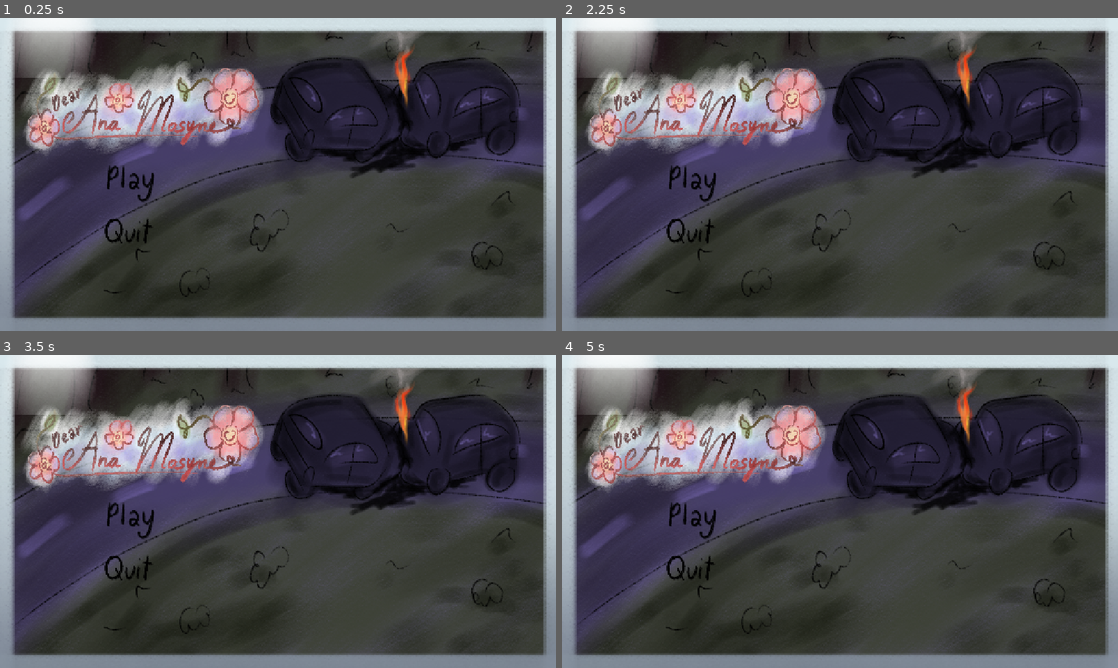
Above: before the commit, frames 1-4 (two rows, left to right).
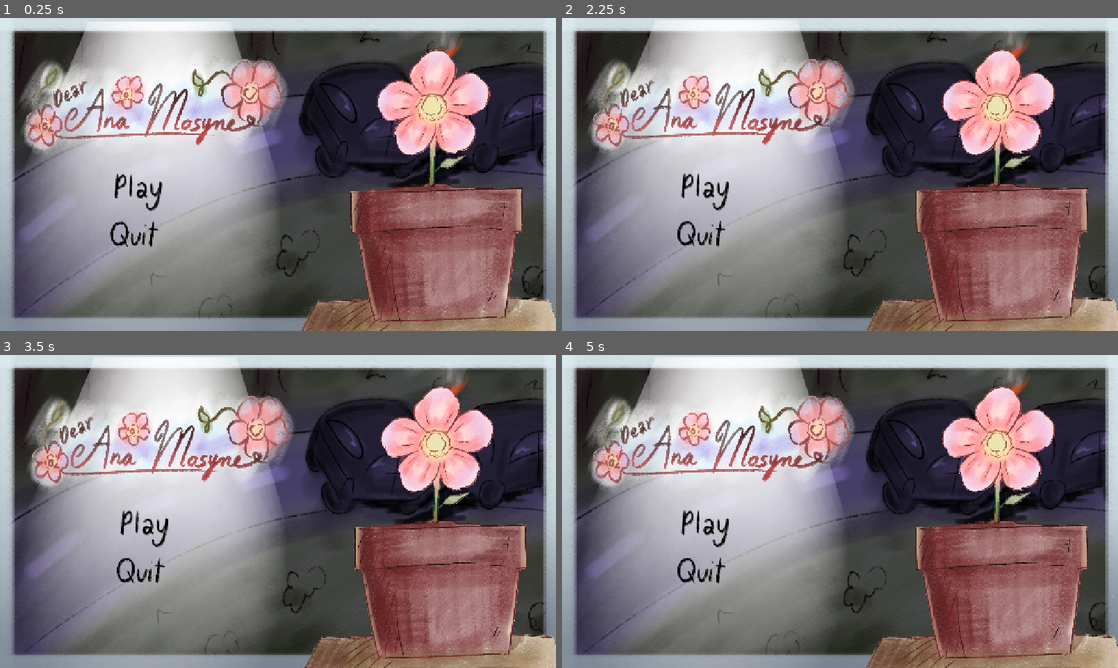
Above: after the commit, the same moments.

Repository: ChromalescenceLabs/Dear-Ana-Mosyne
Game: Godot game, scene res://Scenes/Main Menu.tscn
Same seed, same stepped clock (60 frames per second), same inputs: the game is played once before the commit and once after it. The project has no main scene, so this scene is started directly.
Inputs (mouse positions are in pixels of both pictures, inside the frame that each line leads up to):
- Up to frame 1 (0.25 s): no input
- Up to frame 2 (2.25 s): click (823, 165) at 0.52 s; click (823, 165) at 1.27 s; click (701, 190) at 2.02 s
- Up to frame 3 (3.5 s): click (144, 527) at 2.77 s
- Up to frame 4 (5 s): tap Enter at 3.5 s; move the mouse to (962, 495) at 3.52 s; press the mouse at (962, 495) at 3.53 s; hold Right 3.53-4.28 s; move the mouse to (728, 527) at 4.27 s; release the mouse at (728, 527) at 4.28 s; hold Down from 4.28 s (still down); tap Alt at 4.35 s; click (728, 527) at 4.42 s

The runs differ from the first frame. In frame 1, 69% of the frame differs, in the area x 2-100%, y 0-100%; in frame 2, 70%; in frame 3, 70%; in frame 4, 70%.
Error before the commit: Parse Error: Function "load_scene()" not found in base self. (res://Scripts/Main)
Error after the commit: Invalid access to property or key 'loading_screen_fade' on a base object of type 'Node (scene_loader.gd)'. (res://Scripts/Main)

Commit message:
fix: Main menu and feat: Loading Screen

Diff:
--- a/Scenes/Main Menu.tscn
+++ b/Scenes/Main Menu.tscn
@@ -1,6 +1,5 @@
 [gd_scene format=3 uid="uid://duy3xpqtjjl7k"]
 
-[ext_resource type="Script" uid="uid://n2aeq36tfo0g" path="res://Scripts/Main Menu/buttons.gd" id="1_tbdrc"]
 [ext_resource type="Texture2D" uid="uid://cno1yscc5ewi" path="res://Assets/Background_.png" id="2_vuees"]
 [ext_resource type="Texture2D" uid="uid://dcn34w8xrwa5y" path="res://Assets/Window_.png" id="3_3hb06"]
 [ext_resource type="Texture2D" uid="uid://bcbqvp505engv" path="res://Assets/Title.png" id="4_ns28u"]
@@ -11,6 +10,7 @@
 [ext_resource type="Script" uid="uid://ckcrocliml22c" path="res://Scripts/Main Menu/texture_button.gd" id="9_s8c0c"]
 [ext_resource type="Texture2D" uid="uid://b1el1obx07w7b" path="res://Assets/Quit.png" id="10_jgydl"]
 [ext_resource type="Script" uid="uid://nx7fbfvbwnps" path="res://Scripts/Main Menu/quit.gd" id="11_p2sjk"]
+[ext_resource type="Script" uid="uid://c2c13o5ubiscw" path="res://Scripts/Main Menu/camera_2d.gd" id="11_tbdrc"]
 
 [node name="Buttons" type="Control" unique_id=1158101911]
 layout_mode = 3
@@ -19,47 +19,52 @@
 anchor_bottom = 1.0
 grow_horizontal = 2
 grow_vertical = 2
-script = ExtResource("1_tbdrc")
 
 [node name="Parallax" type="Node2D" parent="." unique_id=1915095204]
+position = Vector2(-67.00001, -32.000004)
+scale = Vector2(1.107038, 1.107038)
 
-[node name="Parallax2D" type="Parallax2D" parent="Parallax" unique_id=219704159]
+[node name="CanvasLayer" type="CanvasLayer" parent="Parallax" unique_id=1772029104]
+layer = -1
 
-[node name="Bg" type="Sprite2D" parent="Parallax/Parallax2D" unique_id=631537992]
+[node name="Parallax2D" type="Parallax2D" parent="Parallax/CanvasLayer" unique_id=219704159]
+scale = Vector2(1.1070381, 1.1070381)
+scroll_scale = Vector2(2, 2)
+
+[node name="Bg" type="Sprite2D" parent="Parallax/CanvasLayer/Parallax2D" unique_id=631537992]
+scale = Vector2(0.9999999, 0.9999999)
 texture = ExtResource("2_vuees")
 centered = false
 
-[node name="Parallax2D2" type="Parallax2D" parent="Parallax" unique_id=1195653691]
+[node name="Parallax2D6" type="Parallax2D" parent="Parallax/CanvasLayer" unique_id=760439005]
+scale = Vector2(1.107038, 1.107038)
+scroll_scale = Vector2(2, 2)
 
-[node name="Window" type="Sprite2D" parent="Parallax/Parallax2D2" unique_id=423768309]
-texture = ExtResource("3_3hb06")
+[node name="fire" type="Sprite2D" parent="Parallax/CanvasLayer/Parallax2D6" unique_id=879633107]
+position = Vector2(927, 138.99998)
+scale = Vector2(0.869807, 0.869807)
+texture = ExtResource("6_nl2gc")
+
+[node name="Parallax2D4" type="Parallax2D" parent="Parallax" unique_id=844233074]
+scale = Vector2(1.0000002, 1.0000002)
+
+[node name="light" type="Sprite2D" parent="Parallax/Parallax2D4" unique_id=493011068]
+position = Vector2(55.101997, 35.229145)
+scale = Vector2(0.8965399, 0.8965399)
+texture = ExtResource("5_ef6yq")
 centered = false
 
 [node name="Parallax2D3" type="Parallax2D" parent="Parallax" unique_id=429664169]
 
 [node name="Ttitle" type="Sprite2D" parent="Parallax/Parallax2D3" unique_id=870859227]
-position = Vector2(0, -118.99999)
+position = Vector2(51.4888, -118.999985)
 scale = Vector2(0.4, 0.4)
 texture = ExtResource("4_ns28u")
 centered = false
 
-[node name="Parallax2D4" type="Parallax2D" parent="Parallax" unique_id=844233074]
-
-[node name="light" type="Sprite2D" parent="Parallax/Parallax2D4" unique_id=493011068]
-position = Vector2(-6.9999995, -114)
-scale = Vector2(0.35, 0.35)
-texture = ExtResource("5_ef6yq")
-centered = false
-
-[node name="Parallax2D6" type="Parallax2D" parent="Parallax" unique_id=760439005]
-
-[node name="fire" type="Sprite2D" parent="Parallax/Parallax2D6" unique_id=879633107]
-position = Vector2(927, 138.99998)
-scale = Vector2(0.685, 0.685)
-texture = ExtResource("6_nl2gc")
-
 [node name="Parallax2D5" type="Parallax2D" parent="Parallax" unique_id=2060325826]
-visible = false
+scroll_scale = Vector2(0.66, 0.66)
+scroll_offset = Vector2(57.811966, 26.19603)
 
 [node name="flower" type="Sprite2D" parent="Parallax/Parallax2D5" unique_id=1967707912]
 position = Vector2(517, -85)
@@ -67,28 +72,44 @@
 texture = ExtResource("7_8e8p5")
 centered = false
 
-[node name="Play" type="TextureButton" parent="." unique_id=14141440]
+[node name="play" type="TextureButton" parent="." unique_id=1001622815]
 layout_mode = 0
-offset_left = -36.0
-offset_top = -20.0
-offset_right = 1244.0
-offset_bottom = 700.0
+offset_left = 250.0
+offset_top = 341.0
+offset_right = 389.0
+offset_bottom = 456.0
+action_mode = 0
+keep_pressed_outside = true
 texture_normal = ExtResource("8_w2mqo")
+texture_pressed = ExtResource("8_w2mqo")
+texture_hover = ExtResource("8_w2mqo")
 script = ExtResource("9_s8c0c")
 
-[node name="quit" type="TextureButton" parent="." unique_id=523971730]
+[node name="quit" type="TextureButton" parent="." unique_id=1014795007]
 layout_mode = 0
-offset_left = -36.0
-offset_top = -20.0
-offset_right = 1244.0
-offset_bottom = 700.0
+offset_left = 232.0
+offset_top = 427.0
+offset_right = 382.0
+offset_bottom = 552.0
 texture_normal = ExtResource("10_jgydl")
+texture_pressed = ExtResource("8_w2mqo")
+texture_hover = ExtResource("10_jgydl")
 script = ExtResource("11_p2sjk")
 
 [node name="CanvasLayer" type="CanvasLayer" parent="." unique_id=1717489087]
+layer = -1
 
 [node name="Camera2D" type="Camera2D" parent="CanvasLayer" unique_id=2069460773]
 anchor_mode = 0
+script = ExtResource("11_tbdrc")
 
-[connection signal="pressed" from="Play" to="Play" method="_on_pressed"]
+[node name="Parallax2D2" type="Parallax2D" parent="CanvasLayer" unique_id=1195653691]
+
+[node name="Window" type="TextureRect" parent="CanvasLayer/Parallax2D2" unique_id=805750819]
+offset_right = 1280.0
+offset_bottom = 720.0
+mouse_filter = 2
+texture = ExtResource("3_3hb06")
+
+[connection signal="pressed" from="play" to="play" method="_on_pressed"]
 [connection signal="pressed" from="quit" to="quit" method="_on_pressed"]
--- a/Scenes/loading_screen.tscn
+++ b/Scenes/loading_screen.tscn
@@ -1,3 +1,18 @@
 [gd_scene format=3 uid="uid://bnuk6xew2do5r"]
 
+[ext_resource type="Script" uid="uid://cna6fo8mwv0ek" path="res://Scripts/loading_screen.gd" id="1_nfm0g"]
+[ext_resource type="Shader" uid="uid://bgf34a1405gfq" path="res://loading_screen.gdshader" id="2_fayou"]
+[ext_resource type="Texture2D" uid="uid://pxy0gwalgxyx" path="res://Assets/background .png" id="3_1godw"]
+
+[sub_resource type="ShaderMaterial" id="ShaderMaterial_ullcx"]
+shader = ExtResource("2_fayou")
+shader_parameter/speed = 0.1
+
 [node name="loading screen" type="Node2D" unique_id=1229804554]
+script = ExtResource("1_nfm0g")
+
+[node name="Sprite2D" type="Sprite2D" parent="." unique_id=1133528493]
+texture_repeat = 2
+material = SubResource("ShaderMaterial_ullcx")
+texture = ExtResource("3_1godw")
+centered = false
--- a/Scripts/Main Menu/buttons.gd
+++ b/Scripts/Main Menu/buttons.gd
@@ -1,11 +1,22 @@
 extends Control
 
-
-# Called when the node enters the scene tree for the first time.
-func _ready() -> void:
-	pass # Replace with function body.
+@export var tween_intensity: float
+@export var tween_duration : float
+@onready var play: TextureButton = $play
+@onready var quit: TextureButton = $quit
 
 
-# Called every frame. 'delta' is the elapsed time since the previous frame.
-func _process(delta: float) -> void:
-	pass
+func _process(_delta: float) -> void:
+	btn_hovered(play)
+	btn_hovered(quit)
+
+func start_tween(object: Object, property: String, final_val: Variant, duration: float):
+	var tween = create_tween()
+	tween.tween_property(object, property,final_val, duration)
+
+func btn_hovered(button: TextureButton):
+	button.pivot_offset = button.size / 2
+	if button.is_hovered():
+		start_tween(button, "scale", Vector2.ONE * tween_intensity, tween_duration)
+	else:
+		start_tween(button, "scale", Vector2.ONE, tween_duration)
--- /dev/null
+++ b/Scripts/Main Menu/camera_2d.gd
@@ -0,0 +1,18 @@
+extends Camera2D
+
+@export var max_offset: Vector2 = Vector2(60, 25)
+@export var smooth_speed: float = 5.0
+var center: Vector2
+
+func _ready() -> void:
+	center = global_position
+
+func _process(delta: float) -> void:
+	var vps : Vector2 = get_viewport().get_visible_rect().size
+
+	var mouse_pos : Vector2 = get_viewport().get_mouse_position()
+	var norm_mouse : Vector2 = (mouse_pos / vps) - Vector2(0.5, 0.5)
+
+	var target : Vector2 = center + (norm_mouse * max_offset)
+
+	global_position = global_position.lerp(target, smooth_speed * delta)
--- a/Scripts/Main Menu/quit.gd
+++ b/Scripts/Main Menu/quit.gd
@@ -1,4 +1,4 @@
-extends Button
+extends TextureButton
 
 func _on_pressed() -> void:
 	get_tree().quit()
--- a/Scripts/Main Menu/texture_button.gd
+++ b/Scripts/Main Menu/texture_button.gd
@@ -1,4 +1,4 @@
-extends Button
+extends TextureButton
 
 func _on_pressed() -> void:
-	load_scene("uid://dniwio1arxhol", 1.5, SceneLoader.loading_screen_fade)
+	SceneLoader.load_scene("uid://do2byq3wg0a3x", 1.5, SceneLoader.loading_screen_fade)
--- /dev/null
+++ b/Scripts/loading_screen.gd
@@ -0,0 +1,25 @@
+extends Node
+@onready var node_2d: Node2D = $CanvasLayer/Node2D
+@onready var animation_player: AnimationPlayer = $AnimationPlayer
+@onready var animation_player_2: AnimationPlayer = $AnimationPlayer2
+
+var duration = 0
+
+signal loading_screen_ready
+
+func _ready() -> void:
+	var tw = create_tween().set_ignore_time_scale(true).tween_property(node_2d, "position:y", 0, 0.5).set_ease(Tween.EASE_IN)
+	await tw.finished
+	animation_player.play("FadeIn")
+	get_tree().paused = true
+	loading_screen_ready.emit()
+
+func _on_progress_changed(_new_value: float) -> void:
+	pass
+
+func _on_load_finished() -> void:
+	await get_tree().create_timer(duration).timeout
+	var tw = create_tween().set_ignore_time_scale(true).tween_property(node_2d, "position:y", -770, 0.5).set_ease(Tween.EASE_IN)
+	await tw.finished
+	get_tree().paused = false
+	queue_free()
--- /dev/null
+++ b/loading_screen.gdshader
@@ -0,0 +1,11 @@
+shader_type canvas_item;
+
+uniform float speed = 0.1;
+
+void vertex() {
+	UV.x += TIME * speed;
+}
+//void light() {
+//	// Called for every pixel for every light affecting the CanvasItem.
+//	// Uncomment to replace the default light processing function with this one.
+//}
Binary file changed: Assets/Play.png
Binary file changed: Assets/Quit.png
Binary file added: Assets/background .png
Not shown, added: Assets/background .png.import
Not shown, added: Scripts/Main Menu/camera_2d.gd.uid
Not shown, added: Scripts/loading_screen.gd.uid
Not shown, added: loading_screen.gdshader.uid
